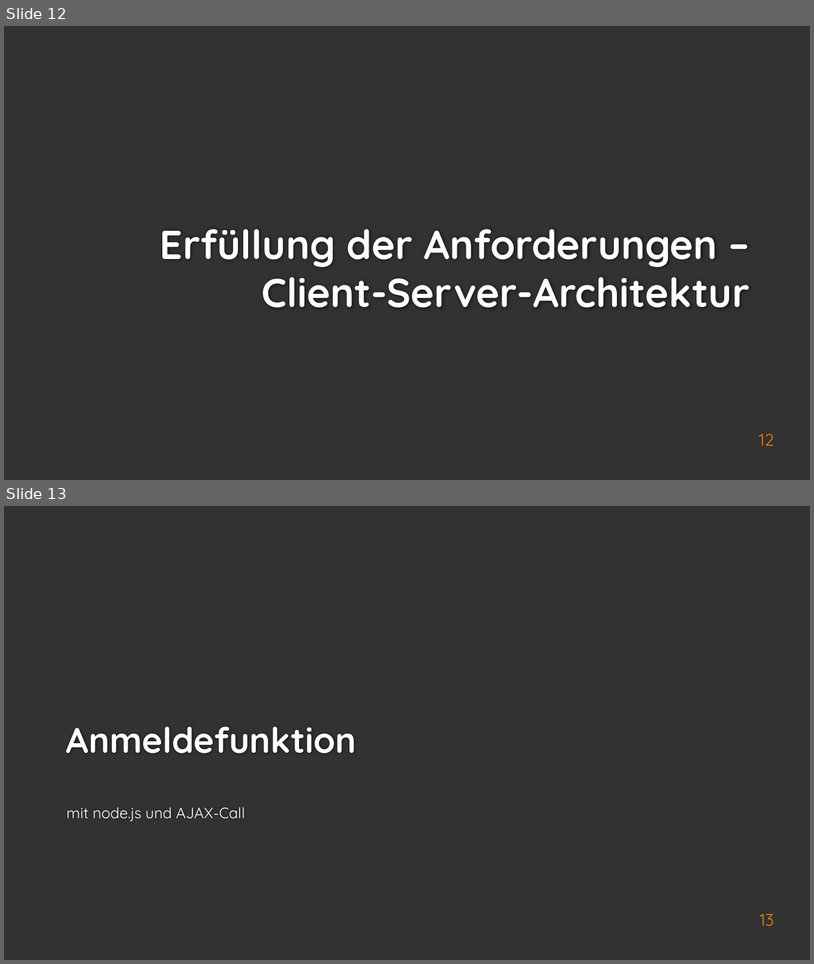
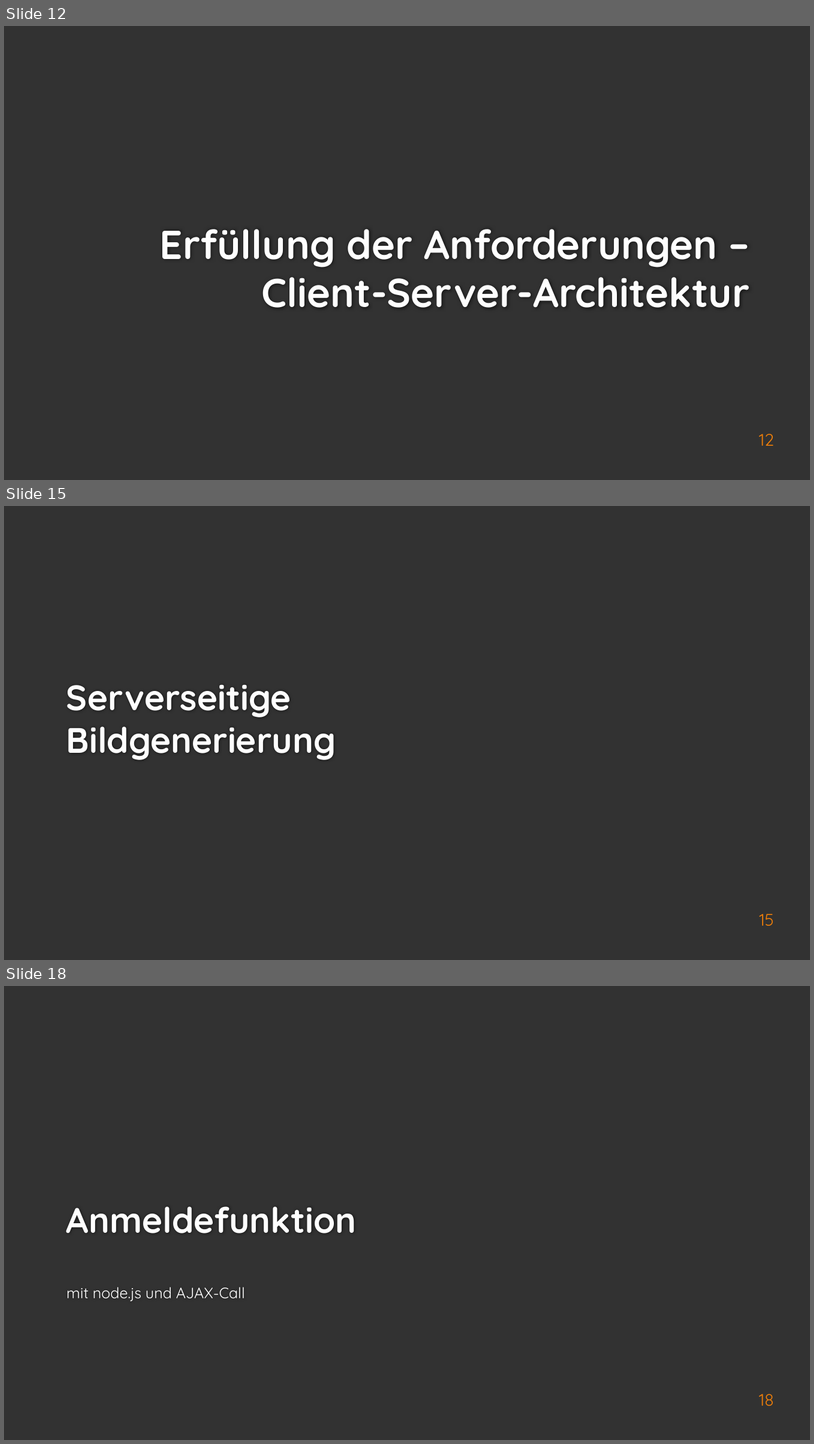
Before and after one commit to Jerobeam/OperationSteinkopfadler, a slide deck: WebProjekt.pptx. Shown one above the other, each under a label of ours: slides 12 and 13 before the commit, slides 12, 15 and 18 after it; the slides between them are not shown. The pictures are 814x964 and 814x1444 pixels, drawn with LibreOffice and Linux fonts; fonts in the diff are those of the drawing; background and template pictures are left out. Boxes give left, top, right and bottom in pixels: in the first picture for what was removed or moved away, otherwise in the second. Text is boxed around its words. In the diff, an @@ line names an element or a change of style, - is before the commit and + after.

Commit message:
pp

```diff
--- a/WebProjekt.pptx
+++ b/WebProjekt.pptx
@@ slide 15 added at (4,506,810,960), background #323232 @@
@@ title added at (66,684,336,760), 42 pt, text #FEFEFE, bold @@
+Serverseitige Bildgenerierung
@@ page number added at (759,913,774,925), 20 pt, text #F07F09 @@
+15
@@ what was slide 13 is now slide 18 @@
@@ page number at (759,1393,774,1405): text changed @@
-13
+18
```
Also in this commit, not shown: 4 other slides added.
